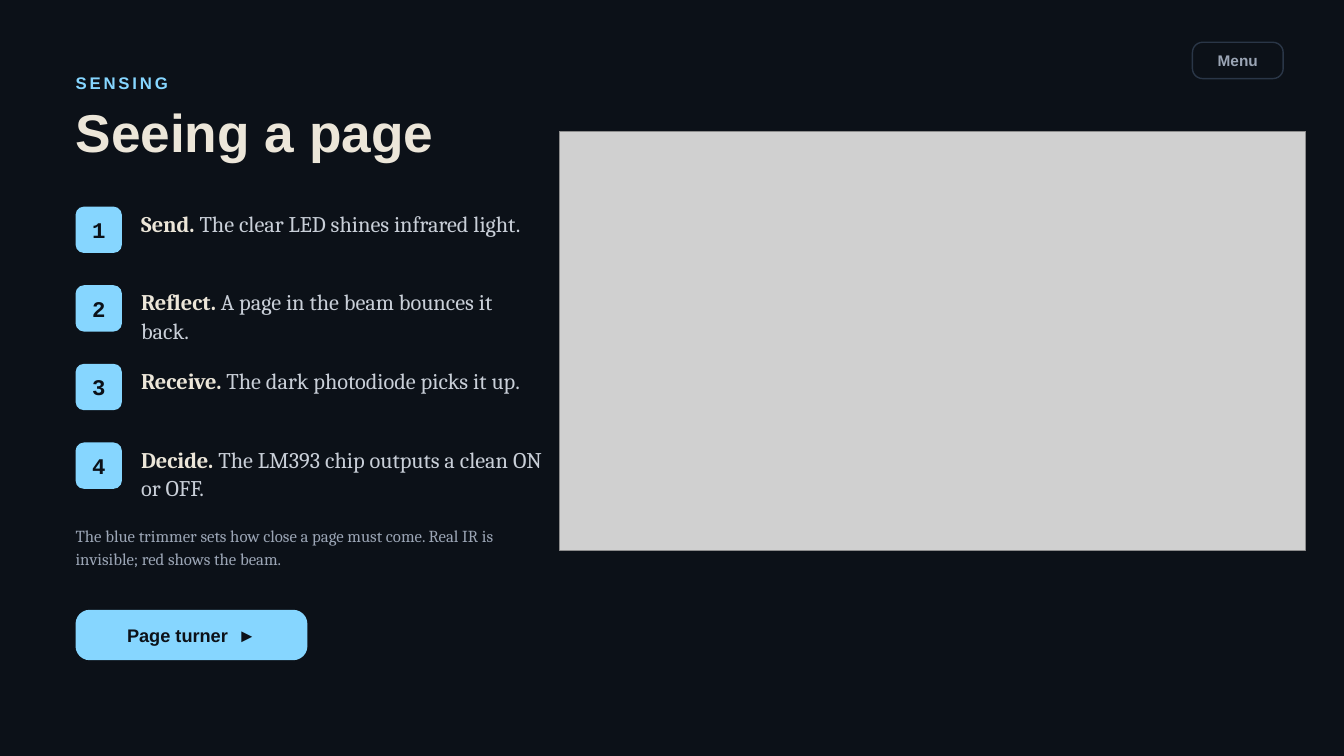
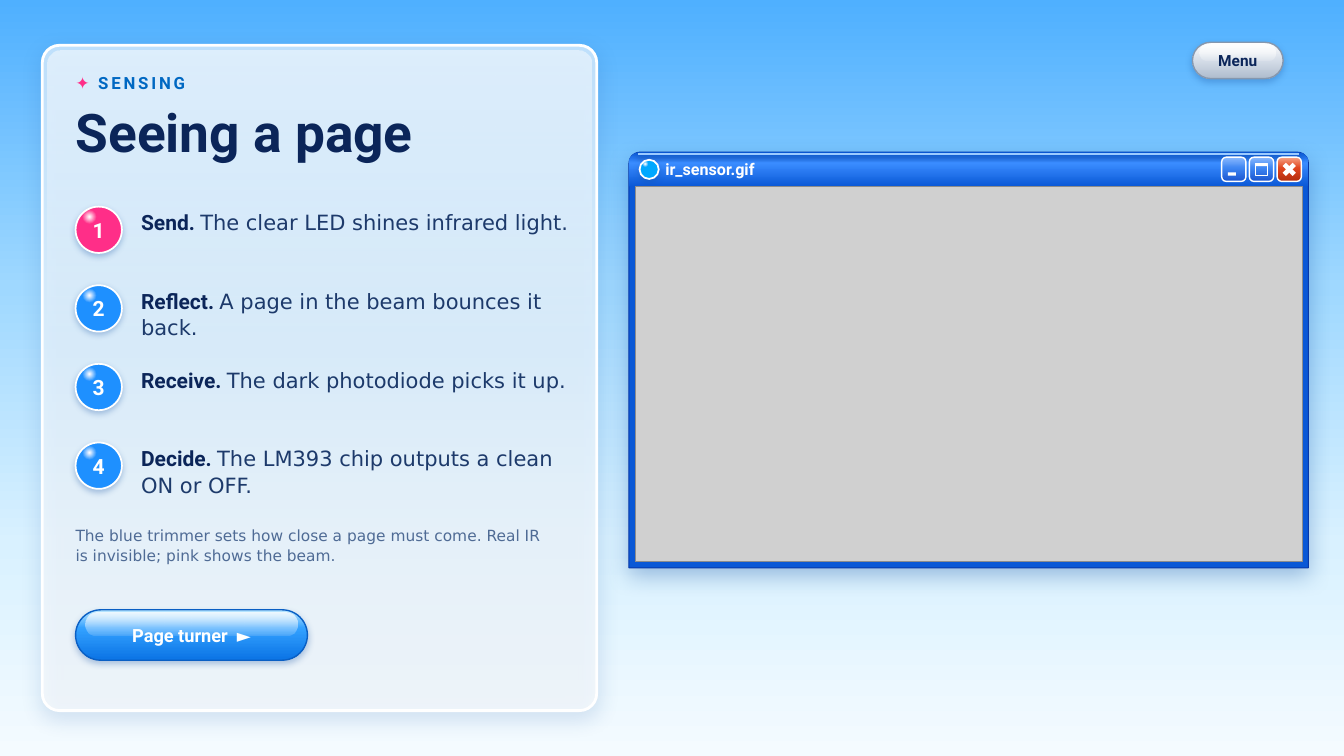
Before and after one commit to sharmaricha676-rgb/bookcounterppt, a slide deck: slide 19 of BookCounter-interactive.pptx (slide 18 before the commit). Drawn at 1344x756 pixels with LibreOffice and Linux fonts; fonts in the diff are those of the drawing; grey boxes stand for pictures. Boxes give left, top, right and bottom in pixels: in the first picture for what was removed or moved away, otherwise in the second. Text is boxed around its words. In the diff, an @@ line names an element or a change of style, - is before the commit and + after.

```diff
--- a/BookCounter-interactive.pptx
+++ b/BookCounter-interactive.pptx
@@ background #0C1118 to gradient #4FB0FF to #9FD8FF to #D9F1FF to #F4FBFF @@
@@ rounded rectangle added at bbox=[42, 45, 597, 711], fill #FFFFFF at 62% opacity, outline #9FB3C8 2 pt @@
@@ rounded rectangle added at bbox=[47, 50, 592, 357], fill gradient #FFFFFF @@
@@ rounded rectangle "Menu" at bbox=[1193, 42, 1284, 79]: font Arial to Roboto, text colour #9BA5B5 to #0B2559; fill #0C1118 to none; outline #2A3647 1 pt to none; proportions changed @@
@@ rounded rectangle added at bbox=[1193, 42, 1284, 79], fill gradient #FFFFFF to #D5DDE8 to #AEBCCD, outline #8597AE 1 pt @@
@@ rounded rectangle added at bbox=[1200, 44, 1276, 60], fill gradient #FFFFFF @@
@@ text at bbox=[98, 77, 185, 89]: text changed; font Arial to Roboto; text colour #86D6FF to #0068C2 @@
-SENSING
+✦ SENSING
@@ text "Seeing a page" at bbox=[76, 112, 413, 163]: font Arial to Roboto, text colour #ECE6D9 to #0B2559 @@
@@ round same rect added at bbox=[629, 152, 1309, 568], fill #0A58D6, outline #0838A8 0.75 pt @@
@@ round same rect added at bbox=[629, 152, 1309, 187], fill gradient #0A58D6 to #3A8CFF @@
@@ line added from (638, 154) to (1300, 154), #9CCBFF 1 pt @@
@@ ellipse added at bbox=[639, 159, 658, 178], fill gradient #FFFFFF to #00A8FF, outline #FFFFFF 1.25 pt @@
@@ text added at bbox=[665, 162, 754, 179], 11.5 pt, text #FFFFFF, bold @@
+ir_sensor.gif
@@ rounded rectangle added at bbox=[1222, 157, 1246, 181], fill gradient #8DBBFF to #3D85F2 to #1B55CF, outline #FFFFFF 1 pt @@
@@ rectangle added at bbox=[1228, 172, 1236, 175], fill #FFFFFF @@
@@ rounded rectangle added at bbox=[1249, 157, 1273, 181], fill gradient #8DBBFF to #3D85F2 to #1B55CF, outline #FFFFFF 1 pt @@
@@ rectangle added at bbox=[1256, 163, 1268, 175], outline #FFFFFF 1 pt @@
@@ rectangle added at bbox=[1256, 163, 1268, 166], fill #FFFFFF @@
@@ rounded rectangle added at bbox=[1277, 157, 1302, 181], fill gradient #F7A486 to #E0451F to #B32E0E, outline #FFFFFF 1 pt @@
@@ cross added at bbox=[1280, 159, 1300, 178], fill #FFFFFF @@
@@ ellipse "1" at bbox=[76, 207, 122, 253]: size 16 to 15 pt, font Courier New to Roboto, text colour #0C1118 to #FFFFFF; rounded rectangle to ellipse; fill #86D6FF to gradient #FFFFFF to #FF2E88; outline none to #FFFFFF 1.25 pt; shadow on @@
@@ text "Send. The clear LED shines ..." at bbox=[141, 214, 568, 235]: size 16 to 15 pt; font Cambria to Roboto, text colour #ECE6D9 to #0B2559 in "Send."; font Cambria to DejaVu Sans, text colour #C9CFD8 to #1D3A6B in "The clear LED shines infrared light." @@
@@ picture: place and size @@
-picture at bbox=[560, 131, 1306, 551]
+picture at bbox=[635, 187, 1303, 562]
@@ text "Reflect. A page in the ..." at bbox=[141, 293, 541, 336]: size 16 to 15 pt; font Cambria to Roboto, text colour #ECE6D9 to #0B2559 in "Reflect."; font Cambria to DejaVu Sans, text colour #C9CFD8 to #1D3A6B in "A page in the beam bounces it ..." @@
@@ text "Receive. The dark photodiode picks ..." at bbox=[141, 372, 565, 393]: size 16 to 15 pt; font Cambria to Roboto, text colour #ECE6D9 to #0B2559 in "Receive."; font Cambria to DejaVu Sans, text colour #C9CFD8 to #1D3A6B in "The dark photodiode picks it up." @@
@@ size 16 to 15 pt, font Courier New to Roboto, text colour #0C1118 to #FFFFFF; rounded rectangle to ellipse; fill #86D6FF to gradient #FFFFFF to #1E90FF; outline none to #FFFFFF 1.25 pt; shadow on in 3 elements at bbox=[76, 285, 122, 332], bbox=[76, 364, 122, 410], bbox=[76, 443, 122, 489] @@
@@ text "Decide. The LM393 chip outputs ..." at bbox=[141, 450, 552, 494]: size 16 to 15 pt; font Cambria to Roboto, text colour #ECE6D9 to #0B2559 in "Decide."; font Cambria to DejaVu Sans, text colour #C9CFD8 to #1D3A6B in "The LM393 chip outputs a clean ON ..." @@
@@ text at bbox=[76, 529, 540, 564]: text changed; size 12 to 11 pt; font Cambria to DejaVu Sans; text colour #9BA5B5 to #4F6B95 @@
-The blue trimmer sets how close a page must come. Real IR is invisible; red shows the beam.
+The blue trimmer sets how close a page must come. Real IR is invisible; pink shows the beam.
@@ rounded rectangle "Page turner ►" at bbox=[76, 610, 308, 660]: font Arial to Roboto, text colour #0C1118 to #FFFFFF; fill #86D6FF to none; proportions changed @@
@@ rounded rectangle added at bbox=[76, 610, 308, 660], fill gradient #BFE9FF to #33A1FF to #0B74E5, outline #0A5FC4 1 pt @@
@@ rounded rectangle added at bbox=[86, 613, 297, 635], fill gradient #FFFFFF @@
```
Also in this commit, not shown: 38 other slides changed, 1 slide added, 5 other files.
